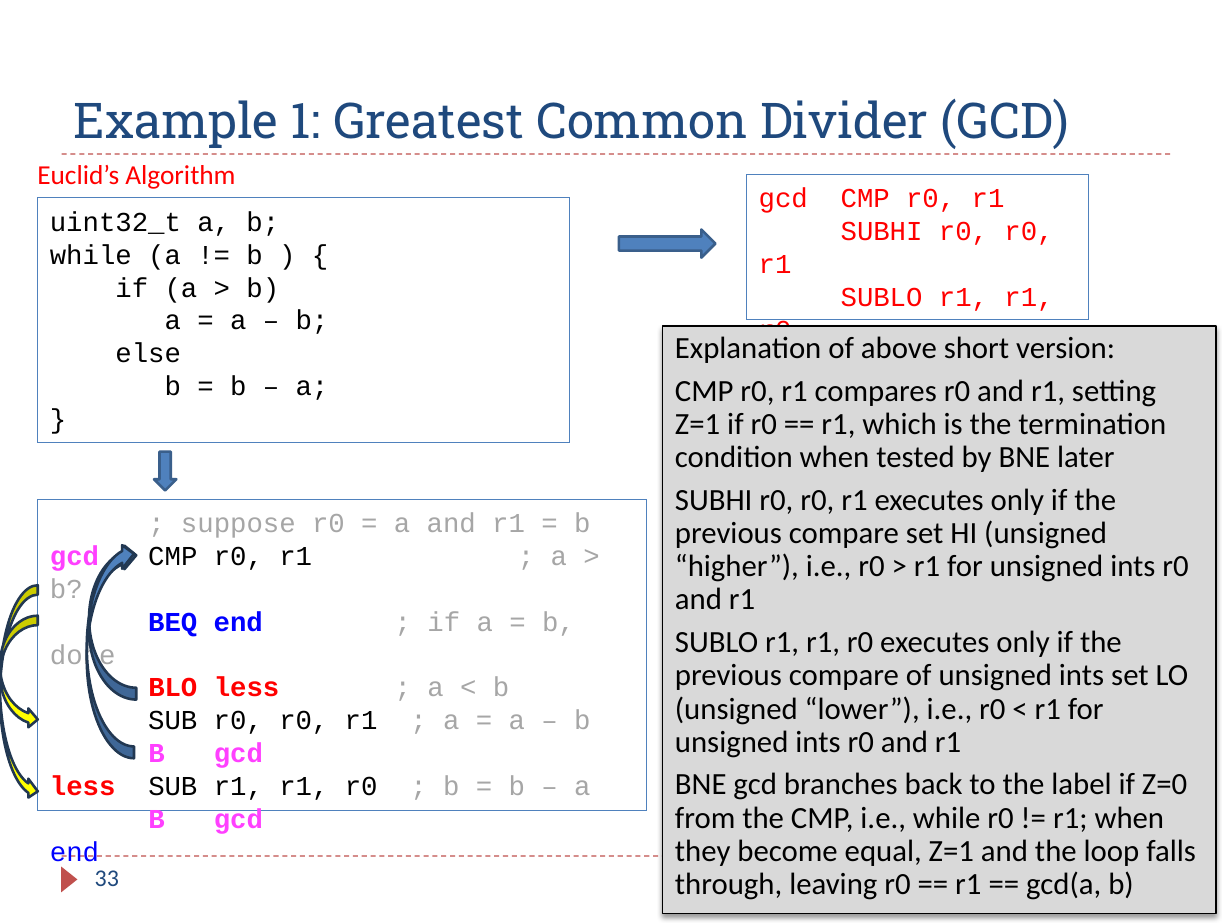
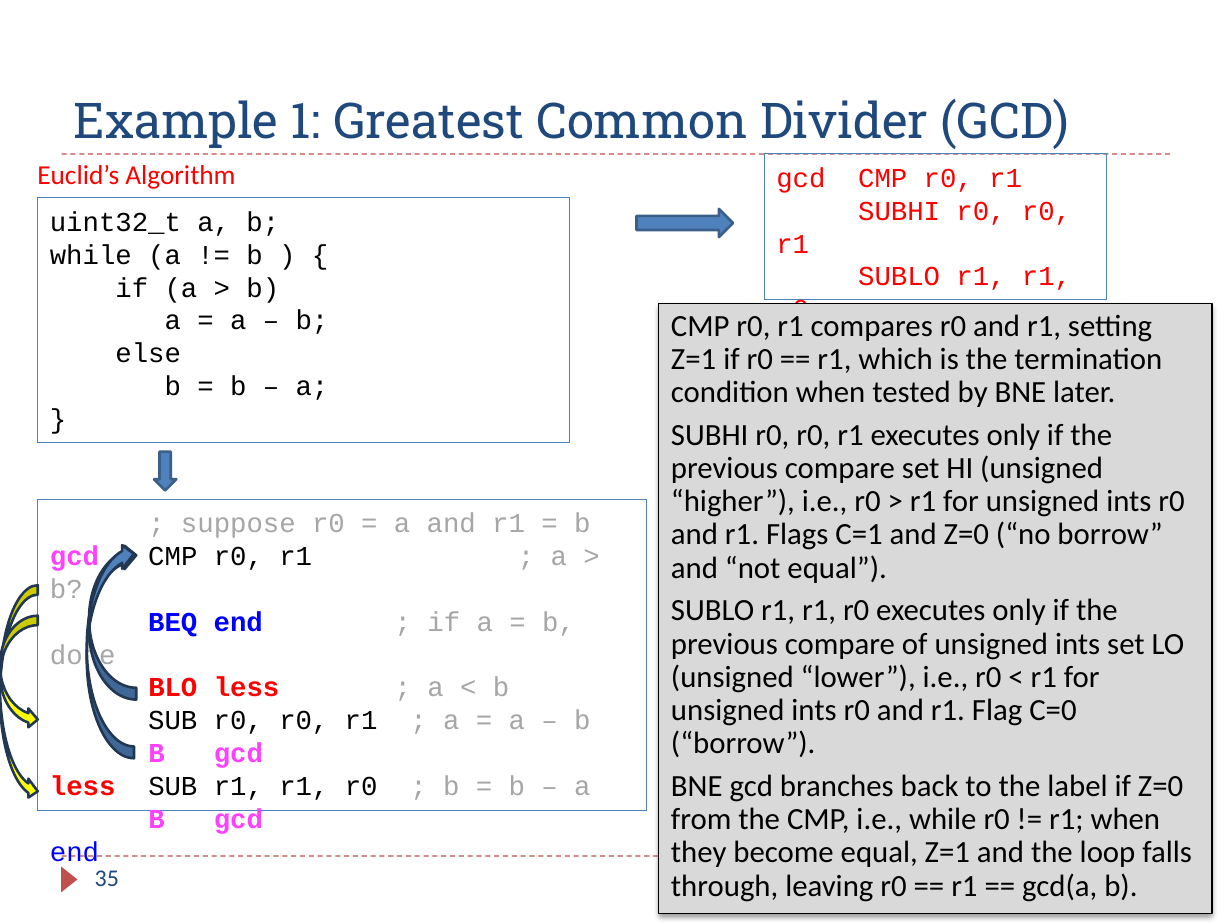
Before and after one commit to guhofstra/CSC111Fa25, a slide deck: slide 35 of PPTs/Ch6_ARM_Flow_Control.pptx (slide 33 before the commit). Drawn at 1232x924 pixels with LibreOffice and Linux fonts; fonts in the diff are those of the drawing. Boxes give left, top, right and bottom in pixels: in the first picture for what was removed or moved away, otherwise in the second. Text is boxed around its words. In the diff, an @@ line names an element or a change of style, - is before the commit and + after.

```diff
--- a/PPTs/Ch6_ARM_Flow_Control.pptx
+++ b/PPTs/Ch6_ARM_Flow_Control.pptx
@@ rectangle "gcd CMP r0, r1": place and size @@
-rectangle "gcd CMP r0, r1" at [747,175,1089,320]
+rectangle "gcd CMP r0, r1" at [764,154,1106,299]
@@ right arrow: place and size @@
-right arrow at [618,229,715,257]
+right arrow at [637,209,733,238]
@@ rectangle "CMP r0, r1 compares r0 ...": place and size @@
-rectangle "CMP r0, r1 compares r0 ..." at [663,326,1216,914]
+rectangle "CMP r0, r1 compares r0 ..." at [659,303,1212,913]
@@ text in rectangle at [671,314,1192,902]: text changed @@
-Explanation of above short version:
-CMP r0, r1 compares r0 and r1, setting Z=1 if r0 == r1, which is the termination condition when tested by BNE later
-SUBHI r0, r0, r1 executes only if the previous compare set HI (unsigned “higher”), i.e., r0 > r1 for unsigned ints r0 and r1
-SUBLO r1, r1, r0 executes only if the previous compare of unsigned ints set LO (unsigned “lower”), i.e., r0 < r1 for unsigned ints r0 and r1
-BNE gcd branches back to the label if Z=0 from the CMP, i.e., while r0 != r1; when they become equal, Z=1 and the loop falls through, leaving r0 == r1 == gcd(a, b)
+CMP r0, r1 compares r0 and r1, setting Z=1 if r0 == r1, which is the termination condition when tested by BNE later.
+SUBHI r0, r0, r1 executes only if the previous compare set HI (unsigned “higher”), i.e., r0 > r1 for unsigned ints r0 and r1. Flags C=1 and Z=0 (“no borrow” and “not equal”).
+SUBLO r1, r1, r0 executes only if the previous compare of unsigned ints set LO (unsigned “lower”), i.e., r0 < r1 for unsigned ints r0 and r1. Flag C=0 (“borrow”).
+BNE gcd branches back to the label if Z=0 from the CMP, i.e., while r0 != r1; when they become equal, Z=1 and the loop falls through, leaving r0 == r1 == gcd(a, b).
@@ page number at [95,870,119,886]: text changed @@
-33
+35
```
Also in this commit, not shown: 2 other slides changed, 3 slides added, 4 slides removed, 25 other files.
